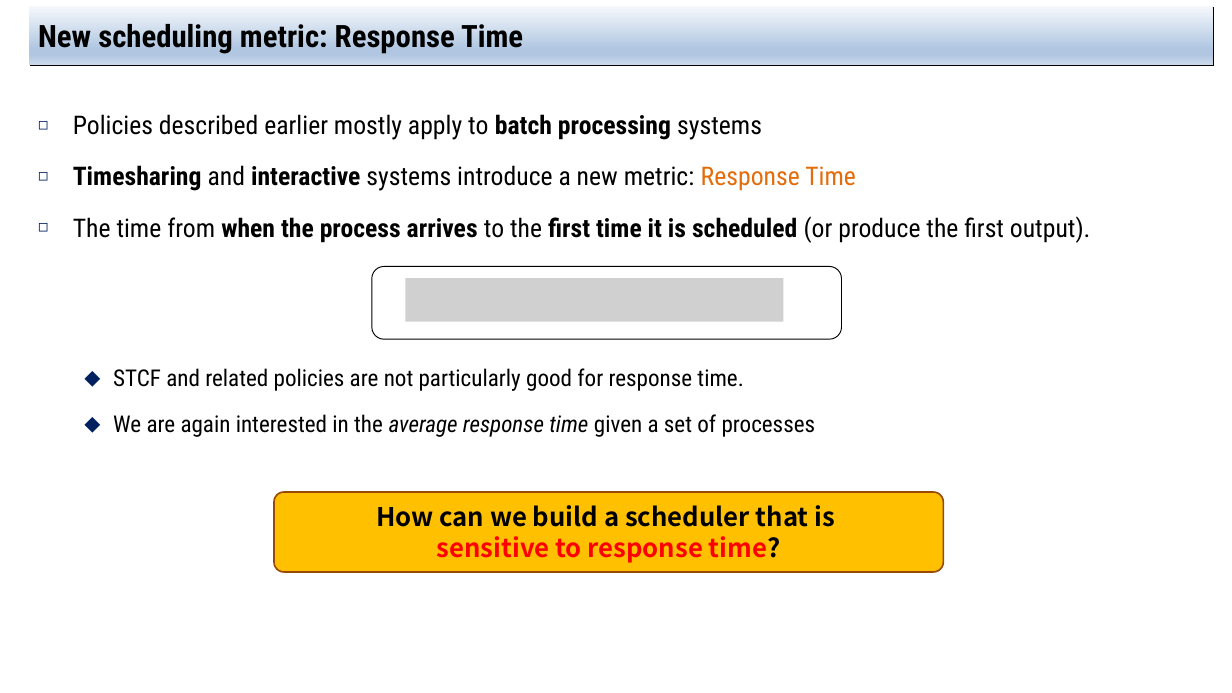
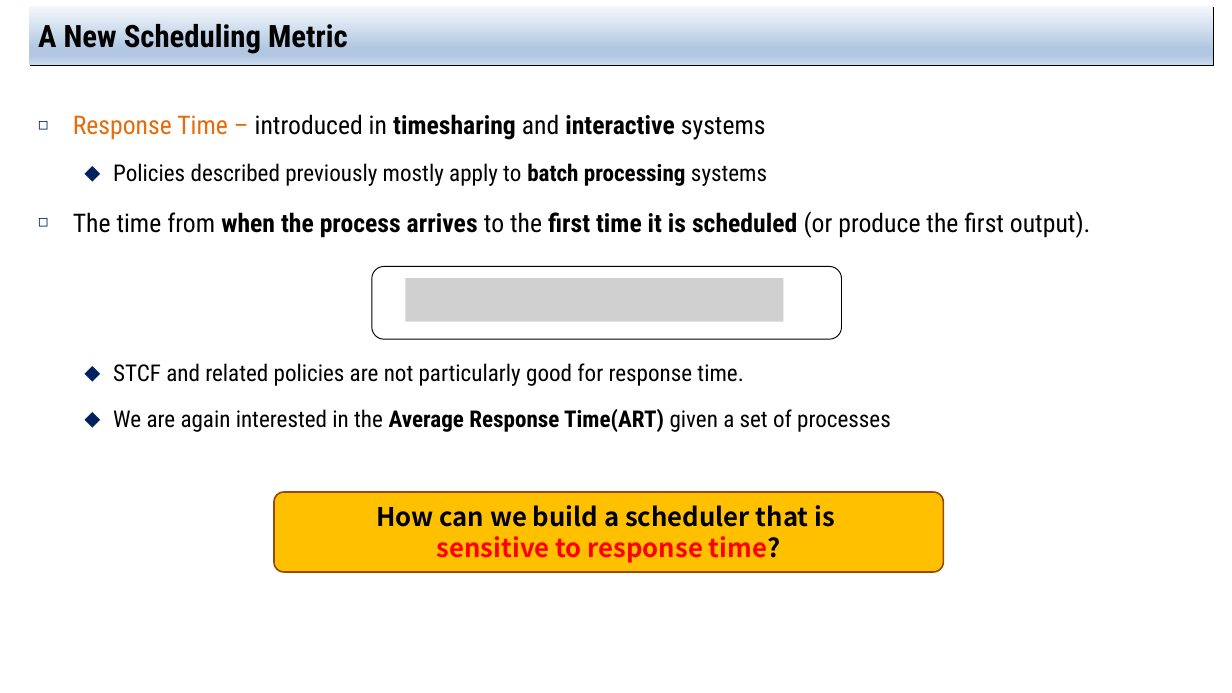
Before and after one commit to jachermocilla/extra-course-materials, a slide deck: slide 15 of cmsc125/ostep/slides/01.Virtualization/07.Scheduling_Introduction.pptx. Drawn at 1232x693 pixels with LibreOffice and Linux fonts; fonts in the diff are those of the drawing; grey boxes stand for pictures. Boxes give left, top, right and bottom in pixels: in the first picture for what was removed or moved away, otherwise in the second. Text is boxed around its words. In the diff, an @@ line names an element or a change of style, - is before the commit and + after.

```diff
--- a/cmsc125/ostep/slides/01.Virtualization/07.Scheduling_Introduction.pptx
+++ b/cmsc125/ostep/slides/01.Virtualization/07.Scheduling_Introduction.pptx
@@ title at <box>38,19,348,54</box>: text changed @@
-New scheduling metric: Response Time
+A New Scheduling Metric
@@ text at <box>73,114,767,186</box>: text changed; size 20 to 18 pt @@
-◻ Policies described earlier mostly apply to batch processing systems
-◻ Timesharing and interactive systems introduce a new metric: Response Time
+◻ Response Time – introduced in timesharing and interactive systems
+  ⬥ Policies described previously mostly apply to batch processing systems
@@ text at <box>113,409,891,432</box>: text changed @@
-  ⬥ We are again interested in the average response time given a set of processes
+  ⬥ We are again interested in the Average Response Time(ART) given a set of processes
```
Also in this commit, not shown: 12 other slides changed, 3 other files.
